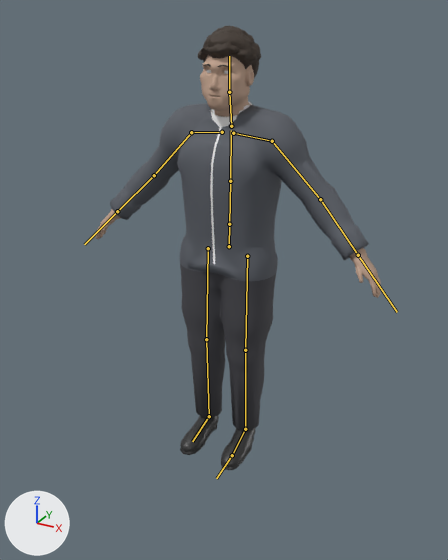
The glTF model src/decision_pitch/web/figures/figure.glb as it was, and as the next commit left it.
One viewpoint serves both versions: a 50 mm lens placed at (1.169, -2.157, 1.898), pointed at (0.141, -0.289, 0.963). The lights are fixed; the arrows at lower left show +X, +Y and +Z. The older version comes first. The bones that change, and the others that lie on the model, are drawn over the model as lines.

The first picture shows 'body', 'coat', 'eyes', 'hair_bun', 'hair_curly', 'hair_short', 'hair_swept'.
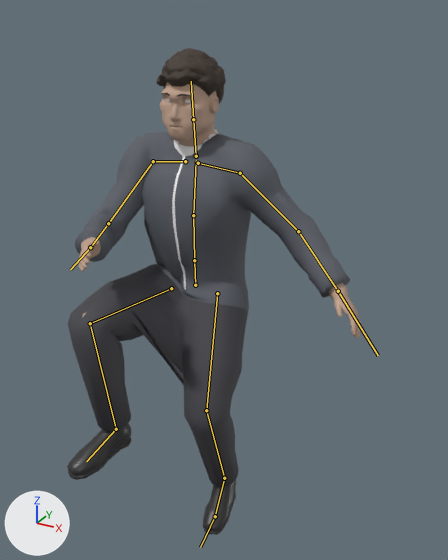
The newer file adds an action. The first version stands in its rest pose; the second is drawn at frame 18 of the action 'pass_lofted'.

Location of each change, [x1, y1, x2, y2] in pixels of the pictures (448 x 560 px):
'coat', posed (9% wider, 9% taller): before [110, 101, 369, 430]; after [68, 129, 350, 487]
'body', posed (9% taller): before [96, 55, 381, 470]; after [67, 82, 361, 535]
'hair_curly', posed (9% wider): before [198, 25, 261, 78]; after [157, 48, 226, 104]
'hair_swept', posed (10% wider, 11% taller): before [203, 31, 253, 68]; after [162, 54, 217, 95]
'hair_short', posed (17% wider): before [204, 53, 251, 69]; after [162, 80, 217, 97]
'eyes', posed (8% wider, 20% taller): before [207, 70, 230, 74]; after [166, 98, 191, 103]
'hair_bun', posed: before [209, 55, 253, 69]; after [169, 83, 217, 96]
'hair_buzz', posed (not visible before): after [165, 84, 217, 96]
bone 'hips', root to tip: before (229, 246) to (229, 224); after (195, 285) to (194, 261)
bone 'spine', root to tip: before (229, 224) to (230, 181); after (194, 260) to (193, 215)
bone 'chest', root to tip: before (230, 181) to (231, 130); after (193, 215) to (196, 160)
bone 'neck', root to tip: before (231, 126) to (229, 92); after (196, 156) to (193, 119)
bone 'head', root to tip: before (229, 92) to (229, 56); after (193, 119) to (191, 81)
bone 'upper_arm_L', root to tip: before (272, 141) to (320, 199); after (240, 173) to (298, 231)
bone 'forearm_L', root to tip: before (320, 199) to (358, 255); after (298, 231) to (338, 291)
bone 'hand_L', root to tip: before (358, 255) to (397, 312); after (338, 291) to (378, 355)
bone 'upper_arm_R', root to tip: before (191, 132) to (154, 175); after (153, 161) to (108, 223)
bone 'forearm_R', root to tip: before (154, 175) to (117, 211); after (108, 223) to (90, 247)
bone 'hand_R', root to tip: before (117, 211) to (84, 244); after (90, 247) to (70, 269)
bone 'thigh_L', root to tip: before (247, 256) to (245, 350); after (217, 293) to (206, 410)
bone 'shin_L', root to tip: before (245, 350) to (245, 429); after (206, 410) to (224, 478)
bone 'foot_L', root to tip: before (245, 429) to (232, 455); after (224, 478) to (215, 516)
bone 'toe_L', root to tip: before (232, 455) to (216, 478); after (215, 516) to (200, 547)
bone 'thigh_R', root to tip: before (208, 248) to (206, 339); after (171, 288) to (90, 323)
bone 'shin_R', root to tip: before (206, 339) to (209, 416); after (90, 323) to (116, 429)
bone 'foot_R', root to tip: before (209, 416) to (192, 441); after (116, 429) to (86, 461)

What the commit changed:
Bone 'hips' (bone_hips) moves from (0.0, 0.0, 0.0) to (0.008, -0.077, 0.286).
Bone 'hips' (bone_hips) turns from (0, 0, 0) to (1, 11, 2) degrees about its own x, y and z.
Bone 'spine' (bone_spine) turns from (0, 0, 0) to (1, 0, -2) degrees about its own x, y and z.
Bone 'chest' (bone_chest) turns from (0, 0, 0) to (-6, -9, 0) degrees about its own x, y and z.
Bone 'neck' (bone_neck) turns from (0, 0, 0) to (4, -1, 0) degrees about its own x, y and z.
Bone 'head' (bone_head) turns from (0, 0, 0) to (5, -1, 0) degrees about its own x, y and z.
Bone 'upper_arm_L' (bone_upper_arm_l) turns from (0, 0, 0) to (-5, 2, 5) degrees about its own x, y and z.
Bone 'forearm_L' (bone_forearm_l) turns from (0, 0, 0) to (13, 0, 0) degrees about its own x, y and z.
Bone 'hand_L' (bone_hand_l) turns from (0, 0, 0) to (6, -15, 0) degrees about its own x, y and z.
Bone 'upper_arm_R' (bone_upper_arm_r) turns from (0, 0, 0) to (47, -21, 7) degrees about its own x, y and z.
Bone 'forearm_R' (bone_forearm_r) turns from (0, 0, 0) to (45, 0, 0) degrees about its own x, y and z.
Bone 'hand_R' (bone_hand_r) turns from (0, 0, 0) to (6, 15, 0) degrees about its own x, y and z.
Bone 'thigh_L' (bone_thigh_l) turns from (0, 0, 0) to (-36, -4, -3) degrees about its own x, y and z.
Bone 'shin_L' (bone_shin_l) turns from (0, 0, 0) to (51, 0, -1) degrees about its own x, y and z.
Bone 'foot_L' (bone_foot_l) turns from (0, 0, 0) to (8, 1, 10) degrees about its own x, y and z.
Bone 'toe_L' (bone_toe_l) turns from (0, 0, 0) to (-24, -1, 0) degrees about its own x, y and z.
Bone 'thigh_R' (bone_thigh_r) turns from (0, 0, 0) to (-95, 16, -6) degrees about its own x, y and z.
Bone 'shin_R' (bone_shin_r) turns from (0, 0, 0) to (95, 0, 1) degrees about its own x, y and z.
Bone 'foot_R' (bone_foot_r) turns from (0, 0, 0) to (-1, -5, 6) degrees about its own x, y and z.
